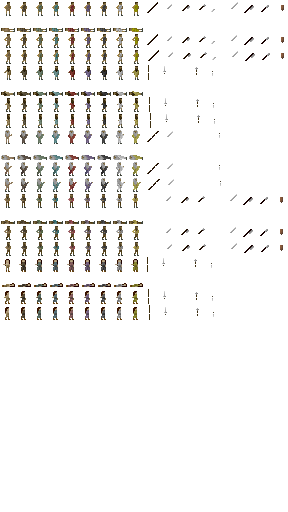
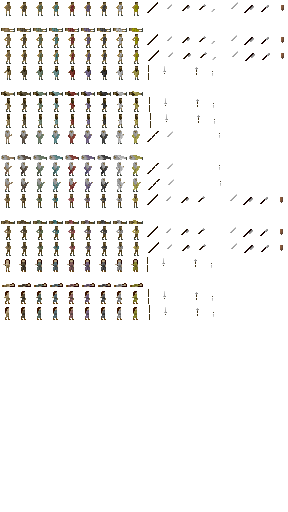
Before/after of a 288x512 layered artwork. What changed in the layer stack:
painted on "Background" over [147, 194, 159, 253]
